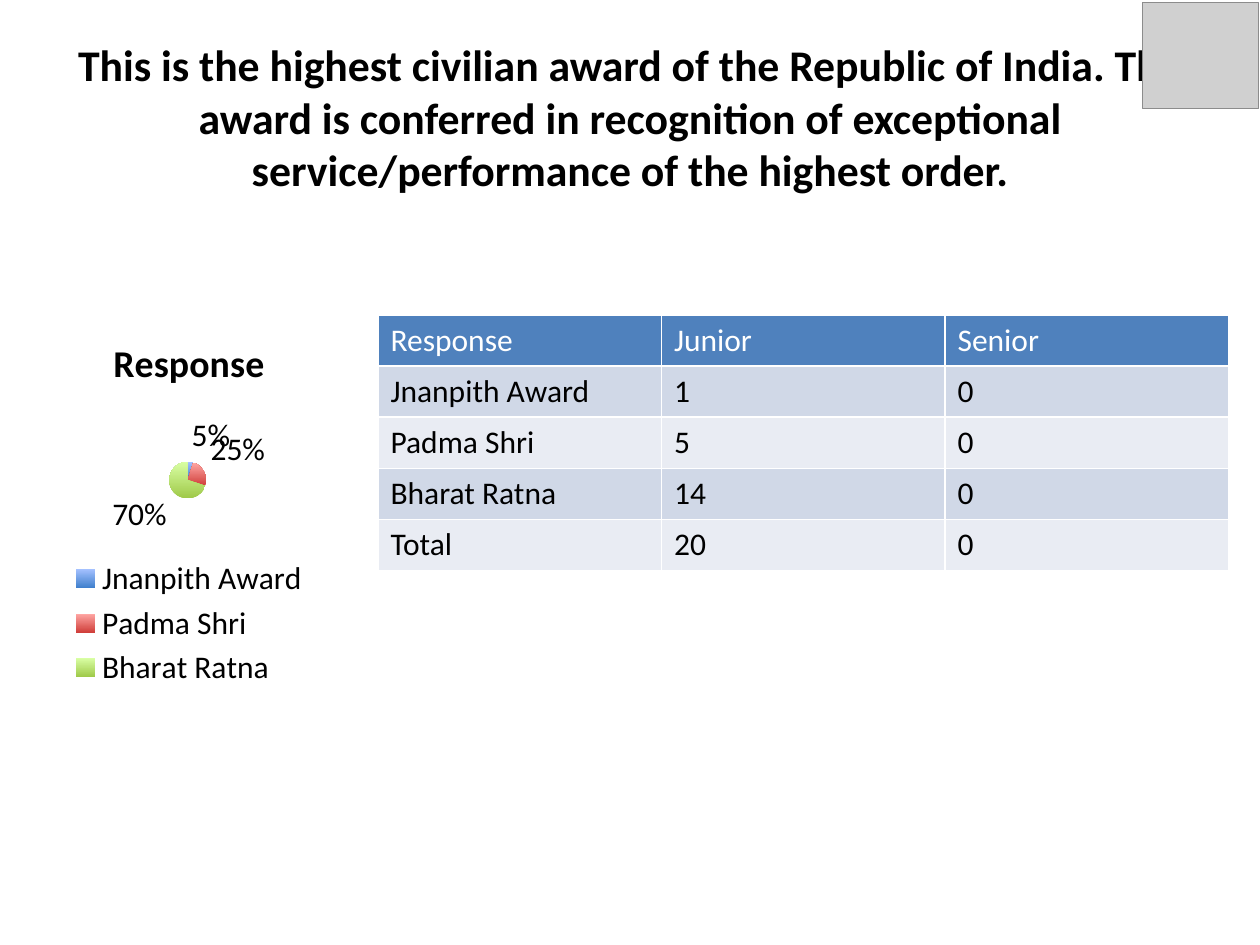
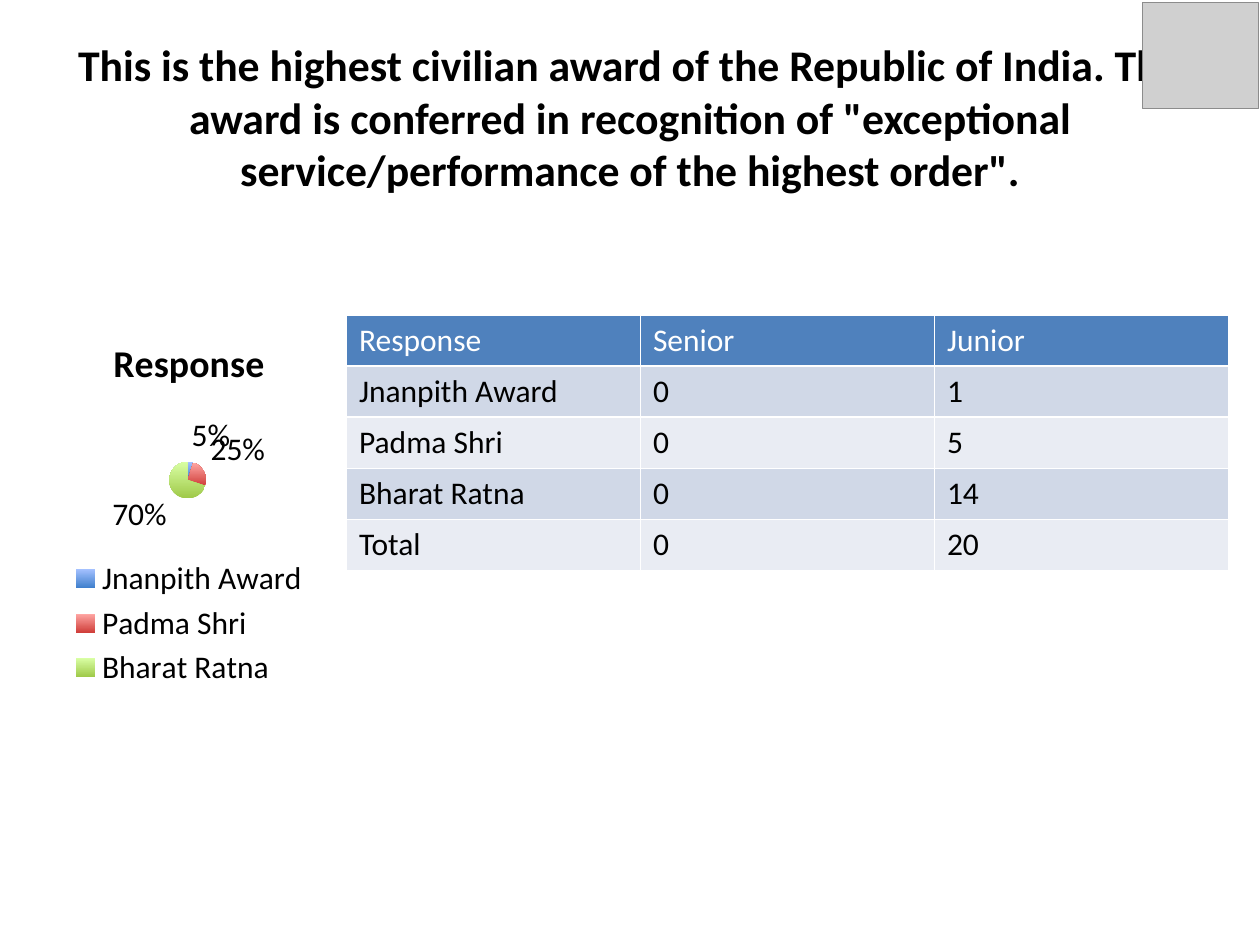
Before and after one commit to taranag/CodeProjects, a slide deck: slide 5 of FlaskApp/static/generated/Company92ByLevelFrom2022-05-01To2022-06-21.pptx. Drawn at 1260x945 pixels with LibreOffice and Linux fonts; fonts in the diff are those of the drawing; grey boxes stand for pictures. Boxes give left, top, right and bottom in pixels: in the first picture for what was removed or moved away, otherwise in the second. Text is boxed around its words. In the diff, an @@ line names an element or a change of style, - is before the commit and + after.

```diff
--- a/FlaskApp/static/generated/Company92ByLevelFrom2022-05-01To2022-06-21.pptx
+++ b/FlaskApp/static/generated/Company92ByLevelFrom2022-05-01To2022-06-21.pptx
@@ title at (78,45,1182,194): text changed @@
-This is the highest civilian award of the Republic of India. The award is conferred in recognition of exceptional service/performance of the highest order.
+This is the highest civilian award of the Republic of India. The award is conferred in recognition of "exceptional service/performance of the highest order".
@@ table at (346,315,1227,567) @@
-row 1, column 2: Junior
+row 1, column 2: Senior
-row 1, column 3: Senior
+row 1, column 3: Junior
-row 2, column 2: 1
+row 2, column 2: 0
-row 2, column 3: 0
+row 2, column 3: 1
-row 3, column 2: 5
+row 3, column 2: 0
-row 3, column 3: 0
+row 3, column 3: 5
-row 4, column 2: 14
+row 4, column 2: 0
-row 4, column 3: 0
+row 4, column 3: 14
-row 5, column 2: 20
+row 5, column 2: 0
-row 5, column 3: 0
+row 5, column 3: 20
@@ table: place and size @@
-table at (378,315,1228,567)
+table at (346,315,1227,567)
```
Also in this commit, not shown: 56 other slides changed, 12 other files.
